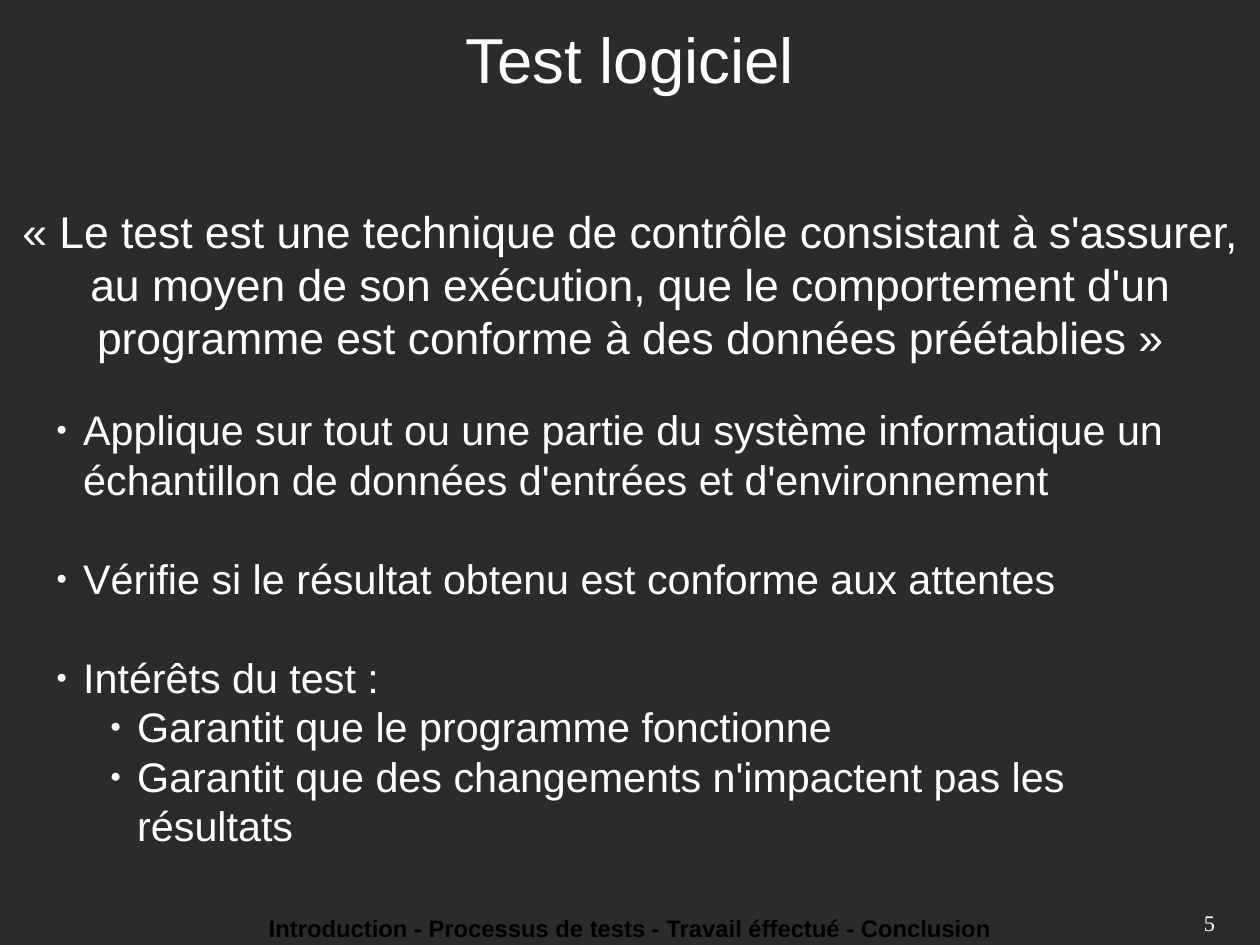
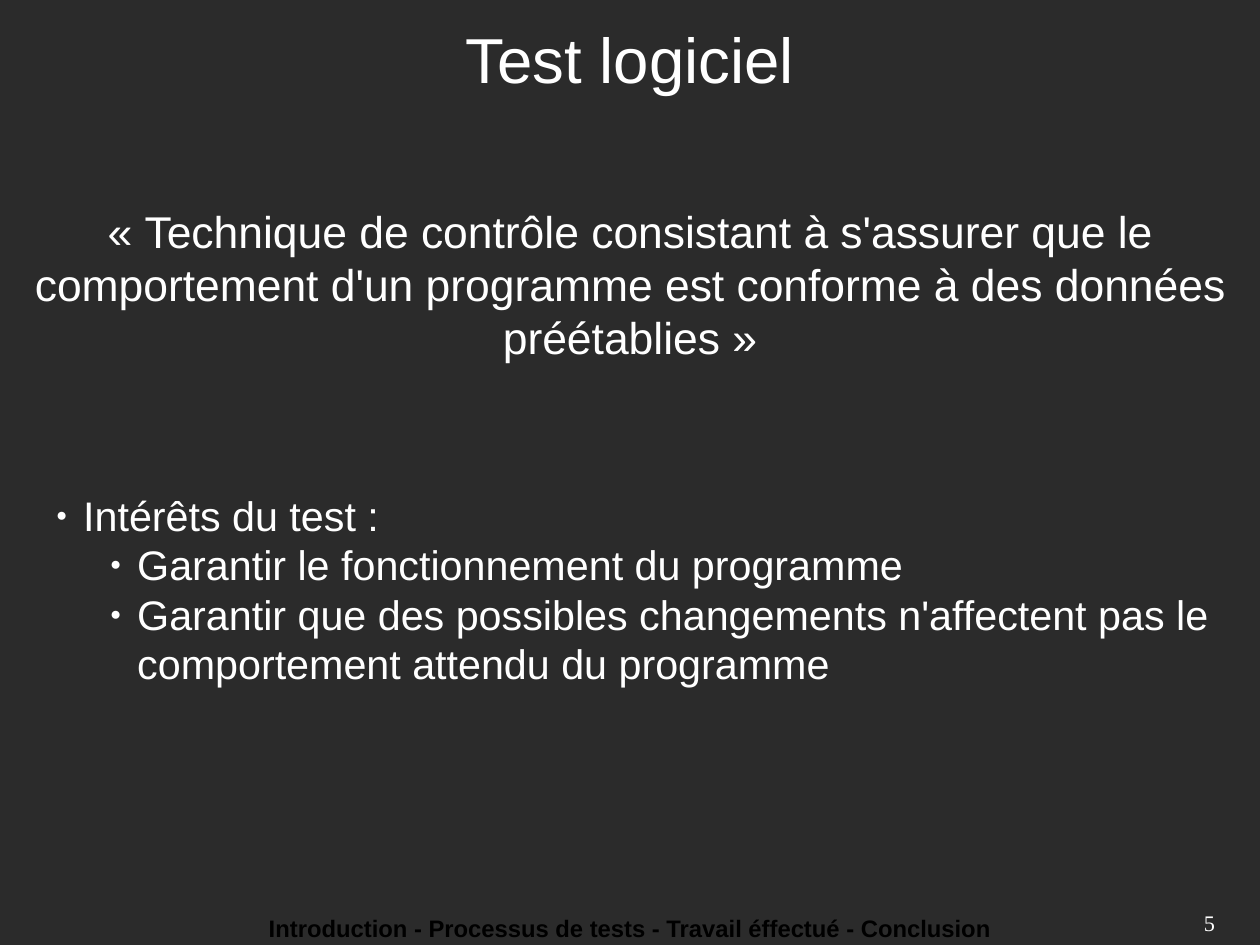
Before and after one commit to theymard1/Internship_report, a slide deck: slide 5 of presentation_6_juin/Diaporama_presentation_6_juin.odp. Drawn at 1260x945 pixels with LibreOffice and Linux fonts; fonts in the diff are those of the drawing; background and template pictures are left out; a plain dark background stands for a picture behind light text. Boxes give left, top, right and bottom in pixels: in the first picture for what was removed or moved away, otherwise in the second. Text is boxed around its words. In the diff, an @@ line names an element or a change of style, - is before the commit and + after.

Commit message:
création fichier première partie

```diff
--- a/presentation_6_juin/Diaporama_presentation_6_juin.odp
+++ b/presentation_6_juin/Diaporama_presentation_6_juin.odp
@@ text at bbox=[35, 215, 1225, 364]: text changed @@
-« Le test est une technique de contrôle consistant à s'assurer, au moyen de son exécution, que le comportement d'un programme est conforme à des données préétablies »
+« Technique de contrôle consistant à s'assurer que le comportement d'un programme est conforme à des données préétablies »
@@ text "Intérêts du test :": place and size @@
-text "Intérêts du test :" at bbox=[83, 414, 1163, 842]
+text "Intérêts du test :" at bbox=[83, 500, 1208, 687]
@@ text at bbox=[83, 414, 1163, 595]: paragraphs removed @@
-● Applique sur tout ou une partie du système informatique un échantillon de données d'entrées et d'environnement
-● Vérifie si le résultat obtenu est conforme aux attentes
@@ text at bbox=[137, 550, 1208, 687]: text changed @@
-    ● Garantit que le programme fonctionne
-    ● Garantit que des changements n'impactent pas les résultats
+    ● Garantir le fonctionnement du programme
+    ● Garantir que des possibles changements n'affectent pas le comportement attendu du programme
```
Also in this commit, not shown: 15 other slides changed, 7 slides added, 10 slides removed, 9 other files.
